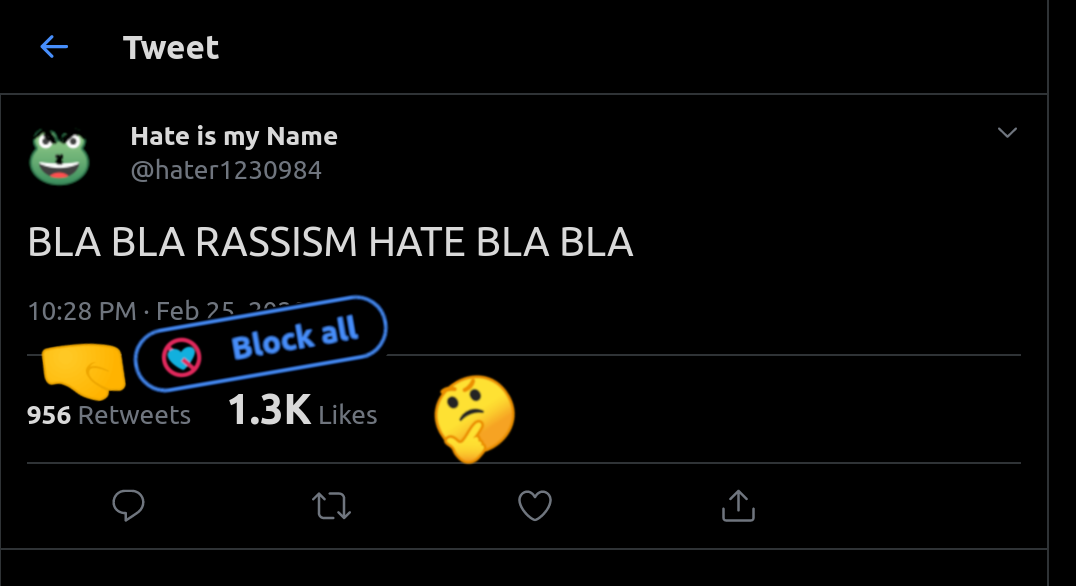
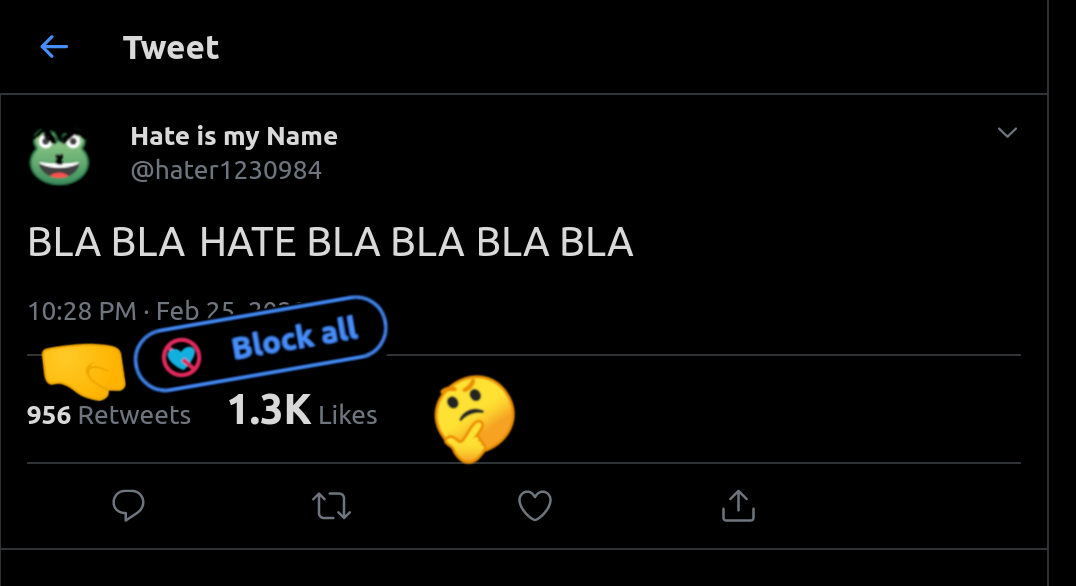
Two versions of the same layered image (1076x586). Layer-by-layer changes:
added layer "Pasted Layer #1" above "Screenshot from 2020-02-26 00-12-31.png" over [197, 226, 479, 257]
painted on "Screenshot from 2020-02-26 00-12-31.png" over [197, 226, 356, 257]
